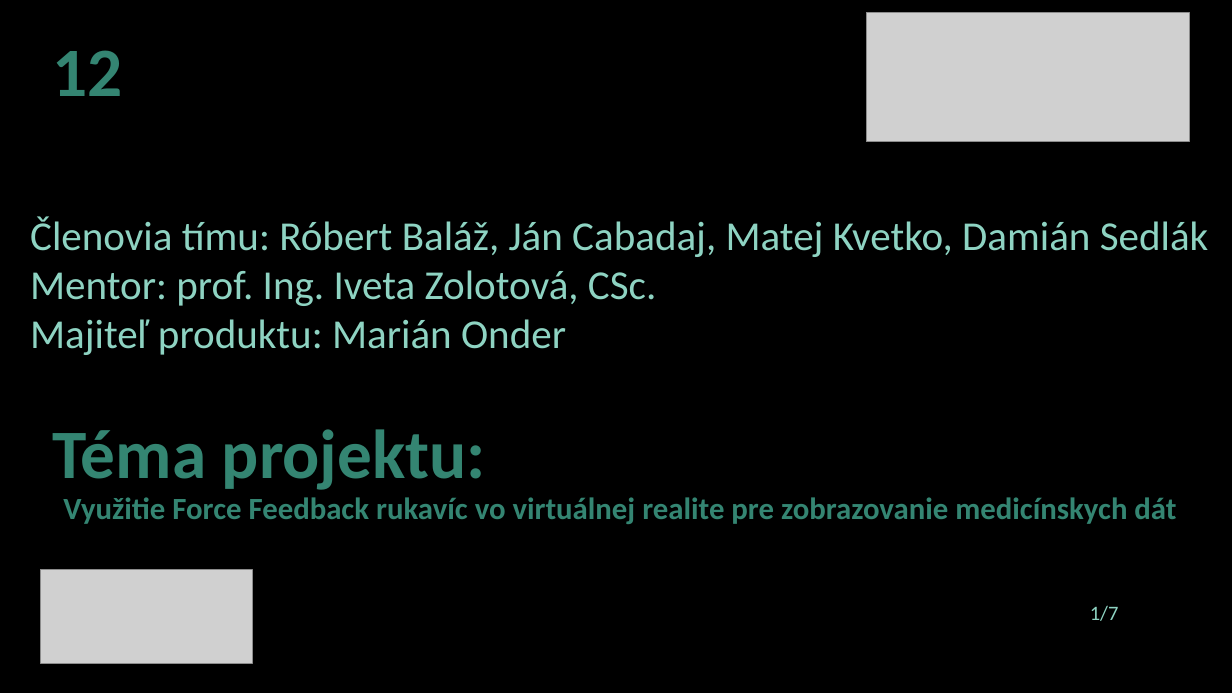
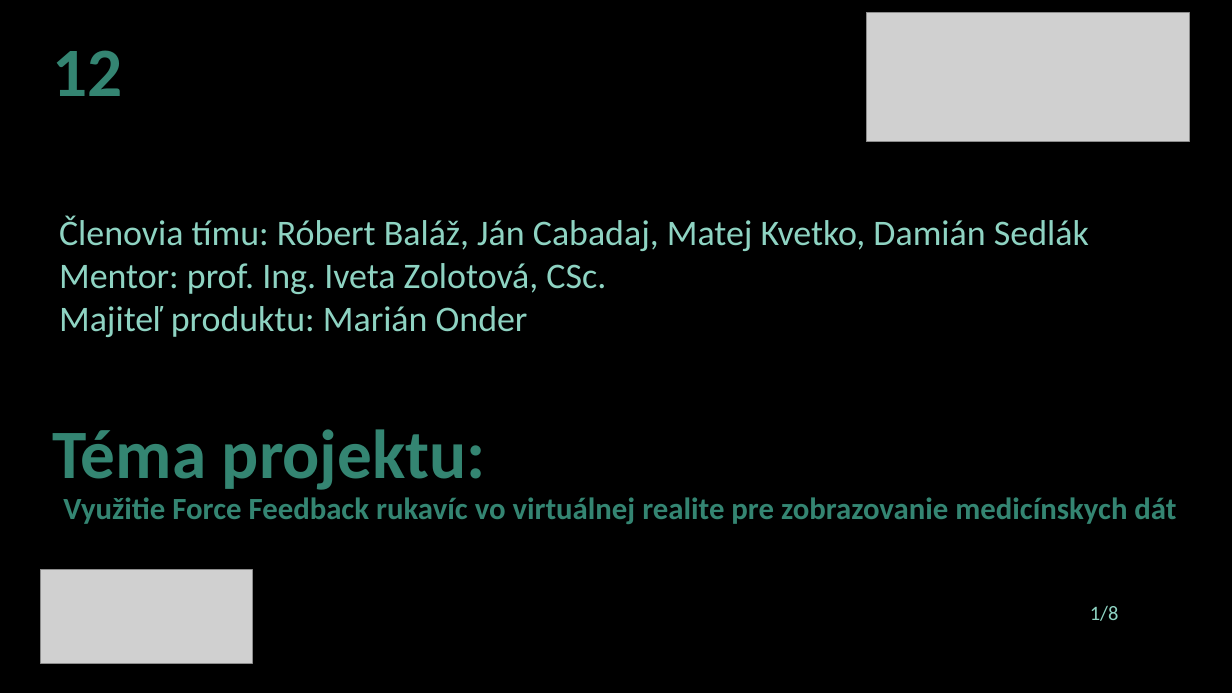
Before and after one commit to rbalaz/liveproject3dglove-, a slide deck: slide 1 of tp_presentation.pptx. Drawn at 1232x693 pixels with LibreOffice and Linux fonts; fonts in the diff are those of the drawing; grey boxes stand for pictures; background and template pictures are left out. Boxes give left, top, right and bottom in pixels: in the first picture for what was removed or moved away, otherwise in the second. Text is boxed around its words. In the diff, an @@ line names an element or a change of style, - is before the commit and + after.

Commit message:
Presentation v3.

```diff
--- a/tp_presentation.pptx
+++ b/tp_presentation.pptx
@@ text "Členovia tímu: Róbert Baláž, Ján ...": place and size @@
-text "Členovia tímu: Róbert Baláž, Ján ..." at (30, 216, 1209, 355)
+text "Členovia tímu: Róbert Baláž, Ján ..." at (59, 215, 1089, 337)
@@ text "Členovia tímu: Róbert Baláž, Ján ..." at (59, 215, 1089, 337): size 32 to 28 pt @@
@@ page number at (1090, 605, 1119, 621): text changed @@
-1/7
+1/8
```
Also in this commit, not shown: 3 other slides changed, 1 slide added, 1 other file.
